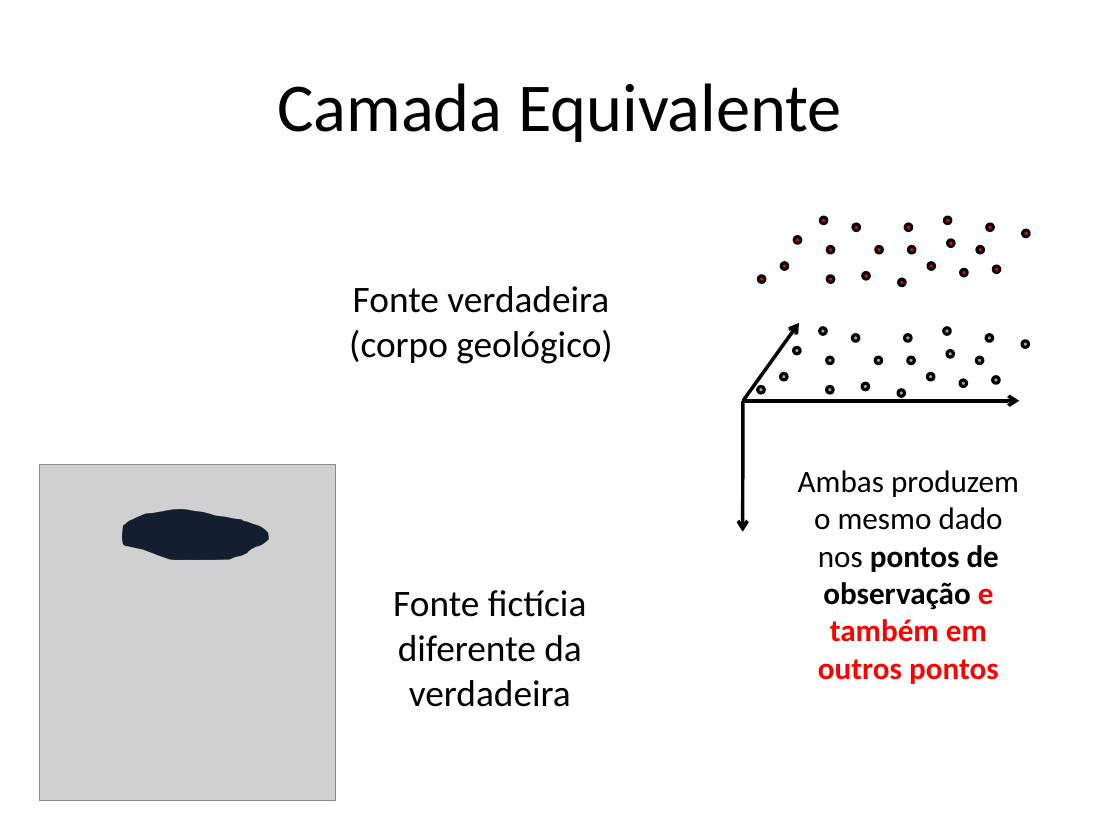
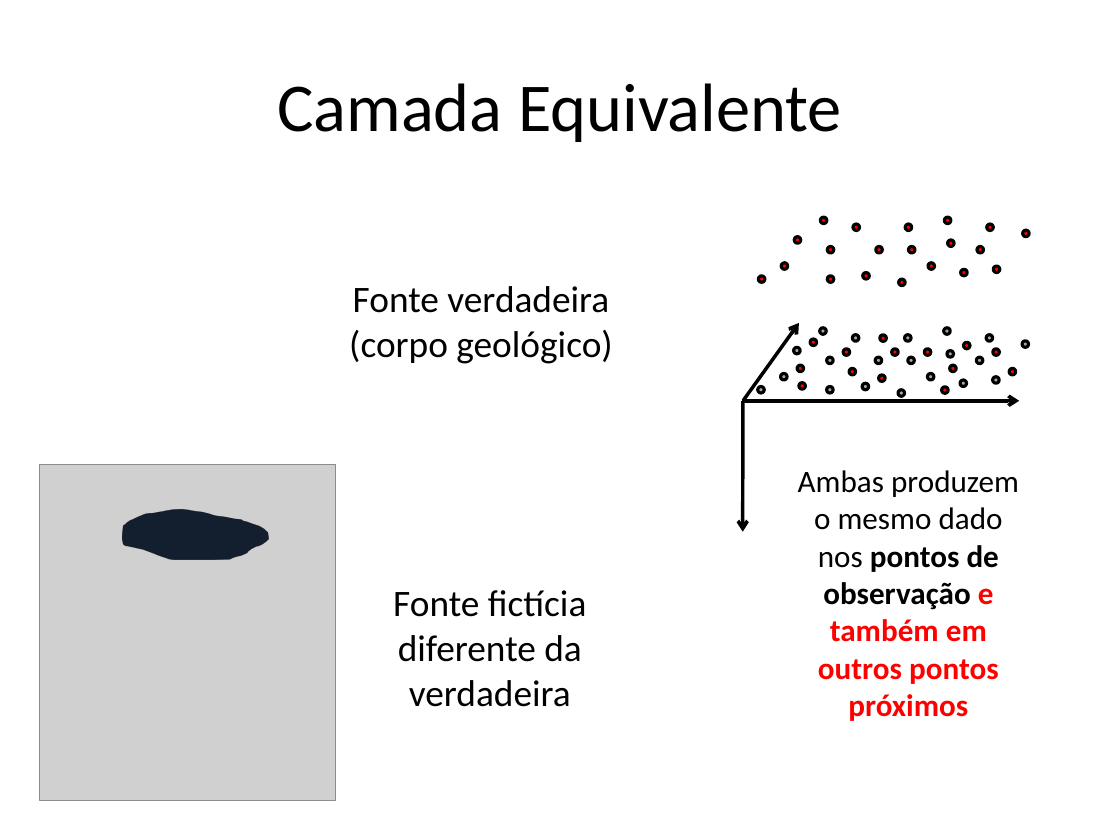
Before and after one commit to pinga-lab/CE-VII-SimBGf-2016, a slide deck: slide 22 of slides/ce-introducao.pptx (slide 16 before the commit). Drawn at 1120x840 pixels with LibreOffice and Linux fonts; fonts in the diff are those of the drawing; grey boxes stand for pictures. Boxes give left, top, right and bottom in pixels: in the first picture for what was removed or moved away, otherwise in the second. Text is boxed around its words. In the diff, an @@ line names an element or a change of style, - is before the commit and + after.

Commit message:
primeiras ideias sobre camada equivalente

```diff
--- a/slides/ce-introducao.pptx
+++ b/slides/ce-introducao.pptx
@@ ellipse added at box(810, 339, 816, 346), fill #FF0000, outline #000000 2 pt @@
@@ ellipse added at box(843, 348, 850, 355), fill #FF0000, outline #000000 2 pt @@
@@ ellipse added at box(880, 335, 887, 342), fill #FF0000, outline #000000 2 pt @@
@@ ellipse added at box(892, 348, 898, 355), fill #FF0000, outline #000000 2 pt @@
@@ ellipse added at box(924, 348, 931, 355), fill #FF0000, outline #000000 2 pt @@
@@ ellipse added at box(963, 343, 970, 349), fill #FF0000, outline #000000 2 pt @@
@@ ellipse added at box(993, 348, 1000, 355), fill #FF0000, outline #000000 2 pt @@
@@ ellipse added at box(797, 365, 804, 372), fill #FF0000, outline #000000 2 pt @@
@@ ellipse added at box(799, 383, 805, 390), fill #FF0000, outline #000000 2 pt @@
@@ ellipse added at box(849, 368, 856, 375), fill #FF0000, outline #000000 2 pt @@
@@ ellipse added at box(879, 375, 886, 382), fill #FF0000, outline #000000 2 pt @@
@@ ellipse added at box(942, 386, 949, 393), fill #FF0000, outline #000000 2 pt @@
@@ ellipse added at box(950, 365, 956, 372), fill #FF0000, outline #000000 2 pt @@
@@ ellipse added at box(1009, 368, 1016, 375), fill #FF0000, outline #000000 2 pt @@
@@ text at box(798, 470, 1019, 721): text changed @@
-Ambas produzem o mesmo dado nos pontos de observação e também em outros pontos
+Ambas produzem o mesmo dado nos pontos de observação e também em outros pontos próximos
```
Also in this commit, not shown: 7 other slides changed, 10 slides added, 3 slides removed, 4 other files.
